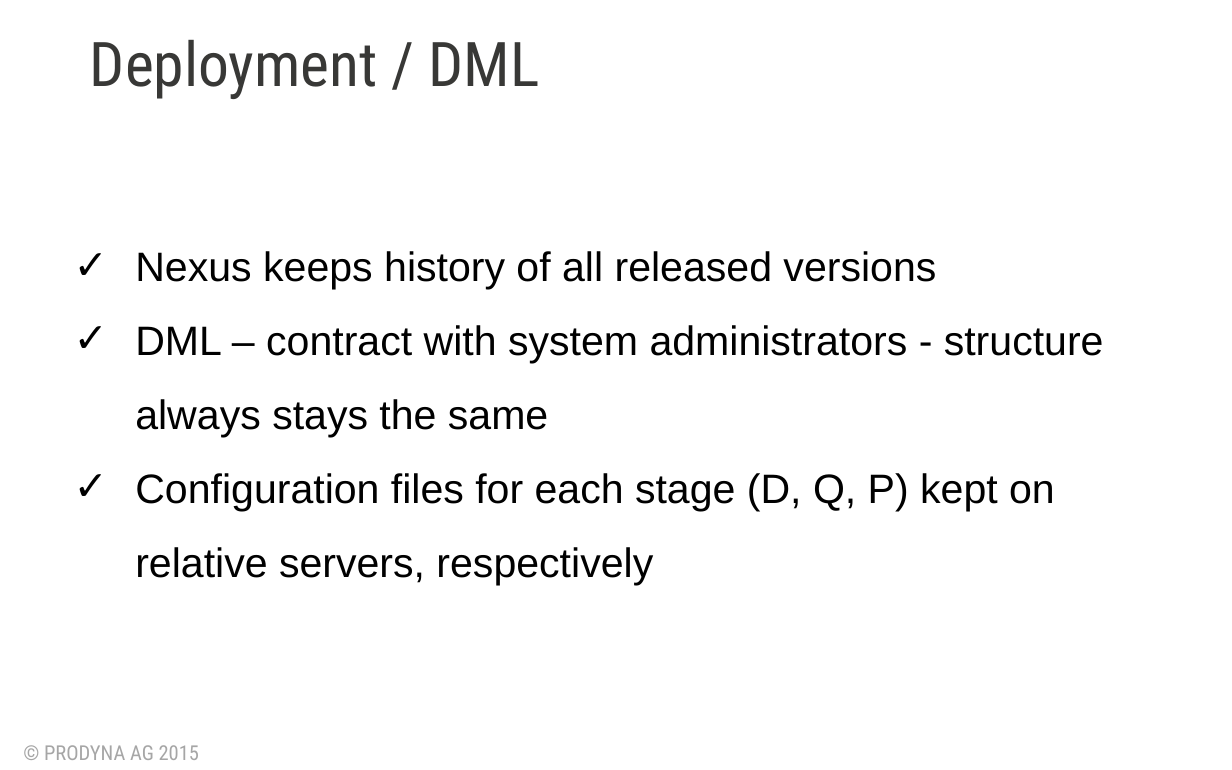
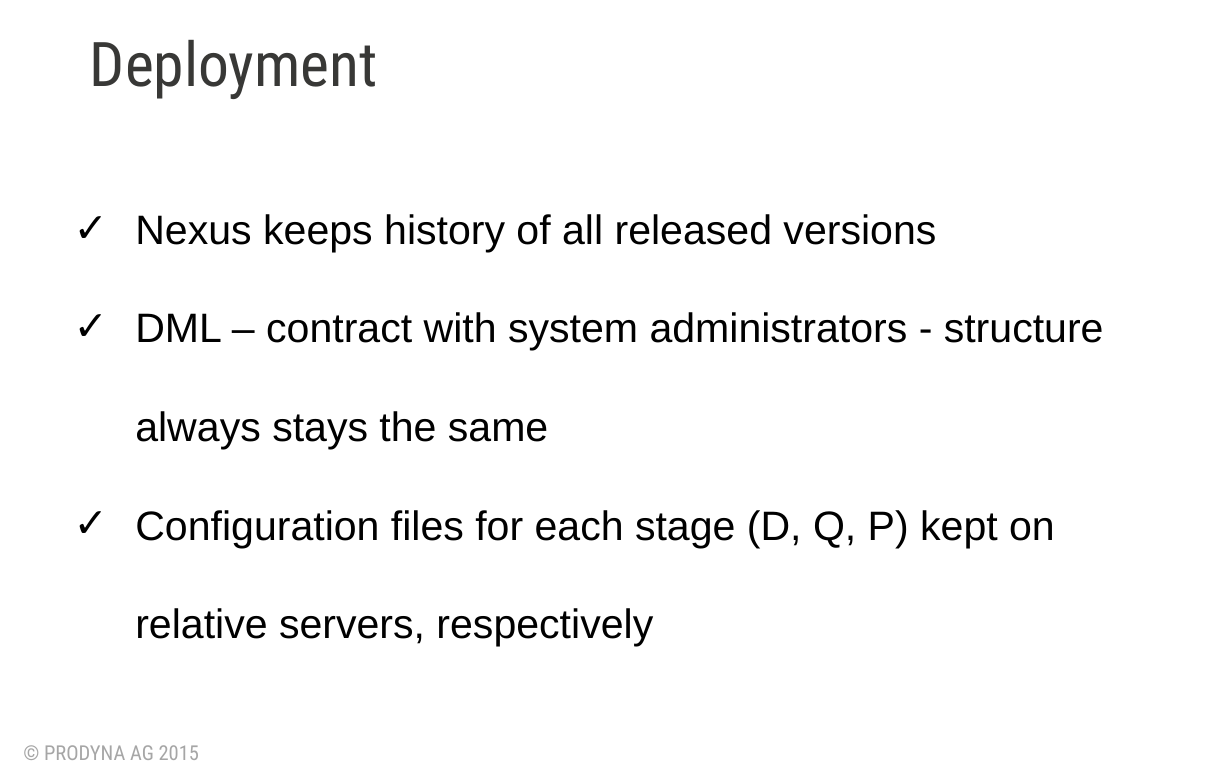
Before and after one commit to BGligorijevic/pac-slides, a slide deck: slide 18 of PAC-final-presentation.pptx (slide 17 before the commit). Drawn at 1232x770 pixels with LibreOffice and Linux fonts; fonts in the diff are those of the drawing; background and template pictures are left out. Boxes give left, top, right and bottom in pixels: in the first picture for what was removed or moved away, otherwise in the second. Text is boxed around its words. In the diff, an @@ line names an element or a change of style, - is before the commit and + after.

```diff
--- a/PAC-final-presentation.pptx
+++ b/PAC-final-presentation.pptx
@@ text at [90, 39, 378, 99]: text changed @@
-Deployment / DML
+Deployment
@@ text "Nexus keeps history of all ..." at [135, 214, 1104, 646]: line spacing 1.5 to 2 @@
```
Also in this commit, not shown: 8 other slides changed, 2 slides added, 1 slide removed.
